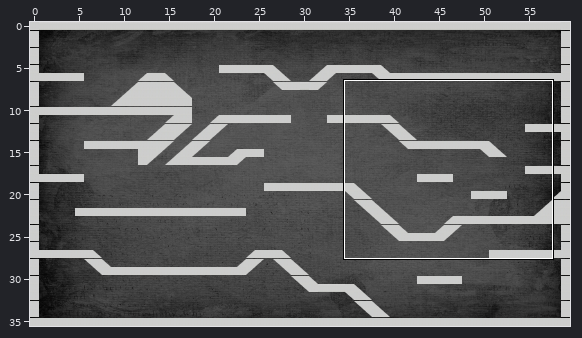
An edit to a level. Tiled map, Unstoppable_Bros/android/assets/UbrosMap/UbrosMap.tmx. The first picture is a wide view before the edit; the outline marks the close-up.
Close-up. As it was:
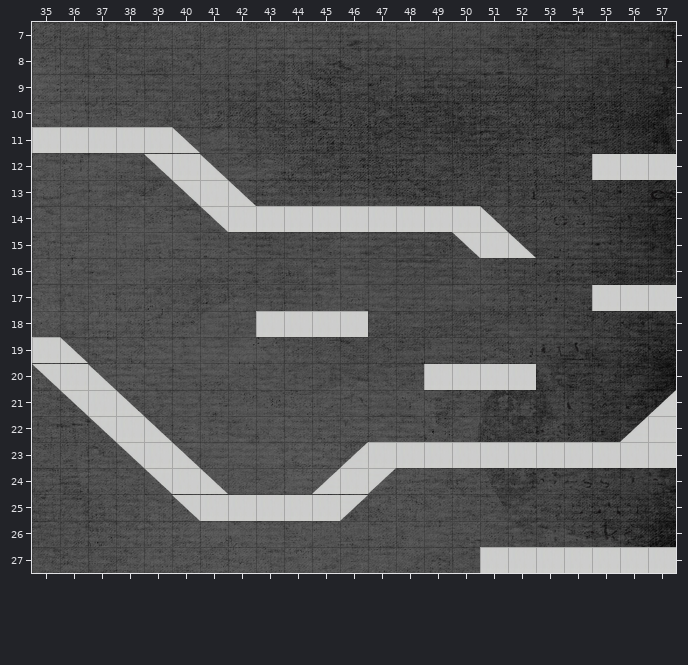
Cells are 32x30 px. Shown: x 35..57, y 7..27. The commit also changed other parts of the map, which this record leaves out.
After:
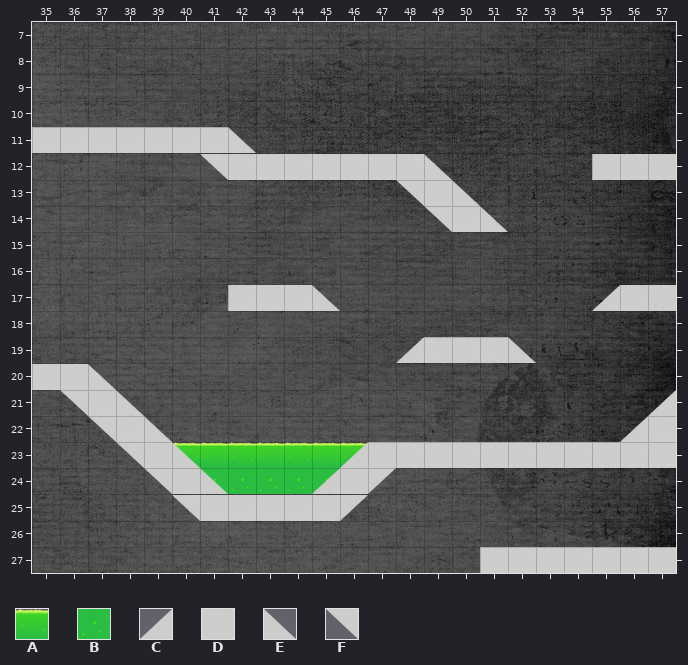
Key: from "Acid": A 0, B 1; from "GroundInvertedTriangle": C 0 turned 180; from "GroundMiddleQuad": D 0; from "GroundTriangle": E 0, F 0 turned 180.
_ is an empty cell.
Tiles of an added or newly shown layer are drawn over the layers below it.
What changed:
{"where": "layer \"Graphics\" (removed)"}
{"y":11,"x":40,"old":"E","new":"_"}
{"y":12,"x":39,"old":"FDE","new":"___"}
{"y":13,"x":40,"old":"FDE","new":"___"}
{"y":14,"x":41,"old":"FDDDDDDDD","new":"_________"}
{"y":15,"x":50,"old":"FDE","new":"___"}
{"y":17,"x":55,"old":"D","new":"_"}
{"y":18,"x":43,"old":"DDDD","new":"____"}
{"y":19,"x":35,"old":"DE","new":"__"}
{"y":20,"x":35,"old":"F","new":"_"}
{"y":20,"x":49,"old":"DDDD","new":"____"}
{"y":23,"x":40,"old":"E","new":"_"}
{"y":23,"x":46,"old":"C","new":"_"}
{"y":24,"x":41,"old":"E","new":"_"}
{"y":24,"x":45,"old":"C","new":"_"}
{"where": "layer \"Graphics - Acid\" (added)"}
{"y":23,"x":40,"old":"_______","new":"AAAAAAA"}
{"y":24,"x":41,"old":"_____","new":"BBBBB"}
{"where": "layer \"Graphics - Ground\" (added)"}
{"y":11,"x":40,"old":"___","new":"DDE"}
{"y":12,"x":41,"old":"_________","new":"FDDDDDDDE"}
{"y":13,"x":48,"old":"___","new":"FDE"}
{"y":14,"x":49,"old":"_","new":"F"}
{"y":17,"x":42,"old":"____","new":"DDDE"}
{"y":17,"x":55,"old":"_","new":"C"}
{"y":19,"x":48,"old":"_____","new":"CDDDE"}
{"y":20,"x":35,"old":"_","new":"D"}
{"y":23,"x":40,"old":"_","new":"E"}
{"y":23,"x":46,"old":"_","new":"C"}
{"y":24,"x":41,"old":"_","new":"E"}
{"y":24,"x":45,"old":"_","new":"C"}
